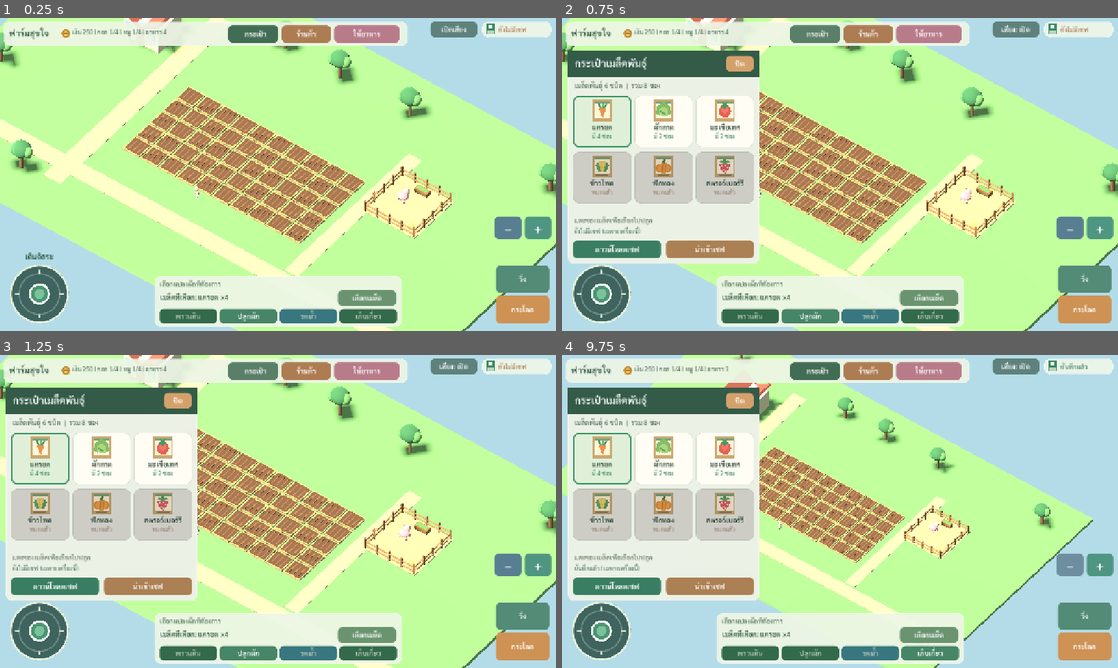
Above: before the commit, frames 1-4 (two rows, left to right).
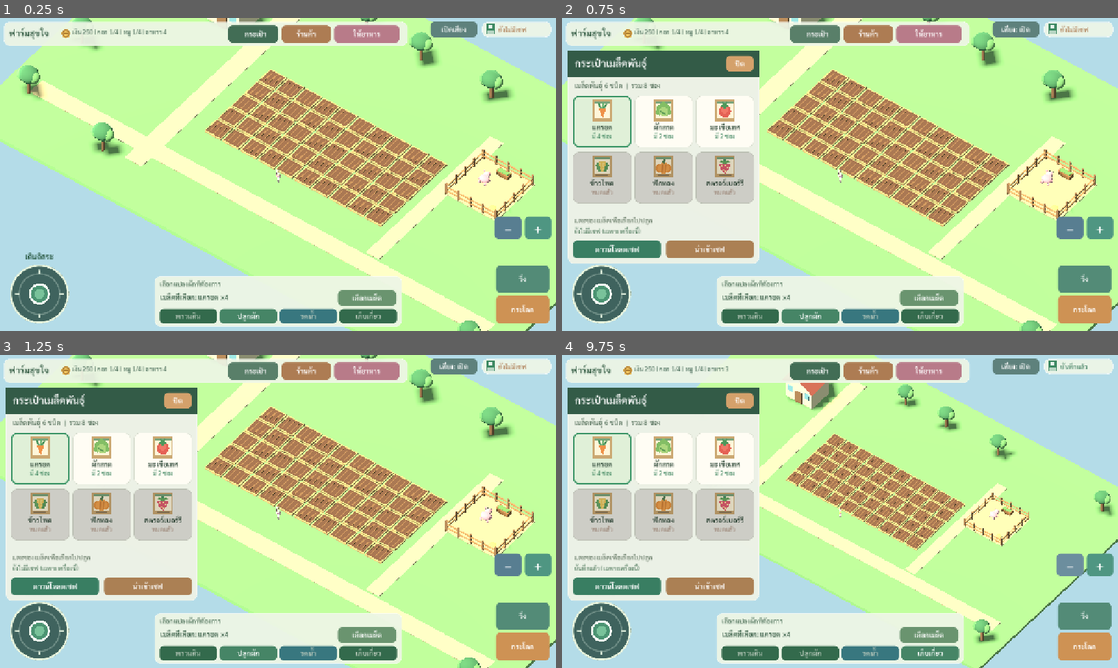
Above: after the commit, the same moments.

Repository: redfullmoon209-debug/happy-farm
Game: Godot game, scene res://scenes/Main.tscn
Same seed, same stepped clock (60 frames per second), same inputs: the game is played once before the commit and once after it.
Inputs:
- Up to frame 1 (0.25 s): no input
- Up to frame 2 (0.75 s): click "กระเป๋า" at 0.5 s
- Up to frame 3 (1.25 s): no input
- Up to frame 4 (9.75 s): click "ร้านค้า" at 1.25 s; click "ให้อาหาร" at 2 s; click "เสียง: เปิด" at 2.75 s; click "เสียง: ปิด" at 3.5 s; click "เลือกเมล็ด" at 4.25 s; click "พรวนดิน" at 5 s; click "ปลูกผัก" at 5.75 s; click "รดน้ำ" at 6.5 s; click "เก็บเกี่ยว" at 7.25 s; click "วิ่ง" at 8 s; click "กระโดด" at 8.75 s; click "−" at 9.5 s

The runs differ from the first frame. In frame 1, 44% of the frame differs, in the area x 0-100%, y 0-100%; in frame 2, 30%; in frame 3, 30%; in frame 4, 27%.

Commit message:
Correct house roof and follow farmer at every camera zoom
Raise the roof ridge, slope both panels toward the eaves, and close the
triangular gables. Keep the camera pivot on the farmer at every zoom and
update it after free movement and automatic farm approach each frame.

Extend the camera suite to 121 checks covering follow behavior at four zooms.

Diff:
--- a/scripts/Game.gd
+++ b/scripts/Game.gd
@@ -252,13 +252,33 @@
     cube(self, Vector3(13.1,0,0), Vector3(1.7,0.04,21.0), Color("#d2c397"))
 
     var house: Node3D = Node3D.new()
+    house.name = "FarmHouse"
     house.position = Vector3(-19.0,0,-8.4)
     add_child(house)
     cube(house, Vector3(0,1.5,0), Vector3(4.5,3,3.9), Color("#efdebb"))
-    var roof_l: MeshInstance3D = cube(house,Vector3(-1.10,3.26,0),Vector3(3.05,0.32,4.5),Color("#a8584d"))
-    roof_l.rotation.z = -0.59
-    var roof_r: MeshInstance3D = cube(house,Vector3(1.10,3.26,0),Vector3(3.05,0.32,4.5),Color("#a8584d"))
-    roof_r.rotation.z = 0.59
+    # Both slopes meet at a raised ridge; the eaves overhang the 3m walls.
+    var roof_pitch: float = 0.59
+    var roof_half_span: float = 2.55
+    var roof_thickness: float = 0.32
+    var roof_eave_height: float = 3.12
+    var roof_center_height: float = roof_eave_height + roof_half_span * 0.5 * tan(roof_pitch)
+    var roof_dimensions: Vector3 = Vector3(roof_half_span / cos(roof_pitch), roof_thickness, 4.5)
+    var roof_l: MeshInstance3D = cube(house,Vector3(-roof_half_span * 0.5,roof_center_height,0),roof_dimensions,Color("#a8584d"))
+    roof_l.name = "RoofLeft"
+    roof_l.rotation.z = roof_pitch
+    var roof_r: MeshInstance3D = cube(house,Vector3(roof_half_span * 0.5,roof_center_height,0),roof_dimensions,Color("#a8584d"))
+    roof_r.name = "RoofRight"
+    roof_r.rotation.z = -roof_pitch
+    # Close the triangular attic ends up to the underside of the roof.
+    var gable_height: float = roof_eave_height + roof_half_span * tan(roof_pitch) - roof_thickness * 0.5 / cos(roof_pitch) - 3.0
+    var gable_mesh: PrismMesh = PrismMesh.new()
+    gable_mesh.size = Vector3(4.5,gable_height,3.9)
+    var gable: MeshInstance3D = MeshInstance3D.new()
+    gable.name = "Gable"
+    gable.mesh = gable_mesh
+    gable.position = Vector3(0,3.0 + gable_height * 0.5,0)
+    gable.material_override = make_material(Color("#efdebb"))
+    house.add_child(gable)
     cube(house, Vector3(0,1.05,2), Vector3(1.10,2.1,0.1), Color("#936e50"))
     cube(house, Vector3(-1.4,2,2.02), Vector3(0.75,0.9,0.1), Color("#7db4c3"))
     cube(house, Vector3(1.4,2,2.02), Vector3(0.75,0.9,0.1), Color("#7db4c3"))
@@ -578,9 +598,8 @@
             footstep_timer = 0.29 if running else 0.46
     else:
         footstep_timer = minf(footstep_timer, 0.15)
-    # On a close-up view, keep the real farmer centered while they walk.
-    if camera_distance < 30.0:
-        update_camera()
+    # Follow after every movement source, at every zoom distance.
+    update_camera()
     # Keep the skeleton animation aligned to actual movement, not just inputs:
     # keyboard, touchscreen stick and automatic farm work share this state.
     if farmer_visual != null and farmer_visual.is_model_ready():
@@ -841,13 +860,11 @@
         return
     var screen: Vector2 = get_viewport().get_visible_rect().size
     var aspect: float = screen.x / maxf(1.0, screen.y)
-    # A far view shows the whole farm; close zoom focuses on the actual
-    # skinned character instead of an empty spot in the middle of the map.
-    var focus_mix: float = 1.0 - smoothstep(14.0, 31.0, camera_distance)
-    var subject: Vector3 = CENTER
+    # Orbit around the farmer at every zoom, with a steady ground-height
+    # focus so jumping and the walking bob do not shake the camera.
+    camera_focus = CENTER
     if farmer != null:
-        subject = Vector3(farmer.position.x, 1.0, farmer.position.z)
-    camera_focus = CENTER.lerp(subject, focus_mix)
+        camera_focus = Vector3(farmer.position.x, 1.0, farmer.position.z)
     var offset: Vector3 = Vector3(
         sin(camera_yaw) * cos(camera_pitch),
         -sin(camera_pitch),
--- a/tools/test_camera.gd
+++ b/tools/test_camera.gd
@@ -306,6 +306,38 @@
     mouse(MOUSE_BUTTON_LEFT, false, a)
     expect(farm.plot_taps == 1, "real PC mouse plot click must be preserved")
 
+    # Following must work at close, intermediate, default and maximum zoom,
+    # including free walking and the automatic approach to a farming task.
+    reset()
+    var starting_position: Vector3 = farm.farmer.position
+    for zoom: float in [6.0, 18.0, 39.0, 78.0]:
+        farm.farmer.position = starting_position
+        farm.set_camera_zoom(zoom)
+        var camera_before: Vector3 = farm.camera.position
+        var focus_before: Vector3 = farm.camera_focus
+        var subject_before: Vector2 = farm.camera.unproject_position(Vector3(farm.farmer.position.x, 1.0, farm.farmer.position.z))
+        farm.stick.direction = Vector2(0.8, -0.6)
+        farm._process(0.1)
+        var displacement: Vector3 = farm.farmer.position - starting_position
+        displacement.y = 0.0
+        expect(displacement.length() > 0.1, "follow fixture must actually walk: " + str(zoom))
+        expect((farm.camera.position - camera_before).is_equal_approx(displacement), "camera must follow walking at every zoom: " + str(zoom))
+        expect((farm.camera_focus - focus_before).is_equal_approx(displacement), "orbit pivot must follow the farmer: " + str(zoom))
+        var subject_after: Vector2 = farm.camera.unproject_position(Vector3(farm.farmer.position.x, 1.0, farm.farmer.position.z))
+        expect(subject_after.distance_to(subject_before) < 0.1 and is_equal_approx(farm.camera_distance, zoom), "following must preserve framing and zoom: " + str(zoom))
+        farm.stick.direction = Vector2.ZERO
+        var auto_before: Vector3 = farm.farmer.position
+        camera_before = farm.camera.position
+        farm.work_plot = 0
+        farm.actor_goal = auto_before + Vector3(2.0, 0.0, 2.0)
+        farm._process(0.1)
+        displacement = farm.farmer.position - auto_before
+        displacement.y = 0.0
+        expect(displacement.length() > 0.1 and (farm.camera.position - camera_before).is_equal_approx(displacement), "camera must follow automatic farm approach: " + str(zoom))
+        farm.work_plot = -1
+    farm.farmer.position = starting_position
+    reset()
+
     # Check projected bed corners at maximum zoom on desktop and phone aspects.
     # Camera.size alone is not enough to prove a 50-bed map fits the viewport.
     reset()
@@ -339,7 +371,7 @@
     farm = null
     await process_frame
     if problems.is_empty():
-        print("CAMERA TESTS PASS: %d checks (multitouch ownership, emulated mouse, cancellation, PC controls, 50-bed bounds)" % checks)
+        print("CAMERA TESTS PASS: %d checks (multitouch ownership, emulated mouse, cancellation, PC controls, follow at all zooms, 50-bed bounds)" % checks)
         quit(0)
     else:
         for problem in problems:
Not shown, changed: README.md
